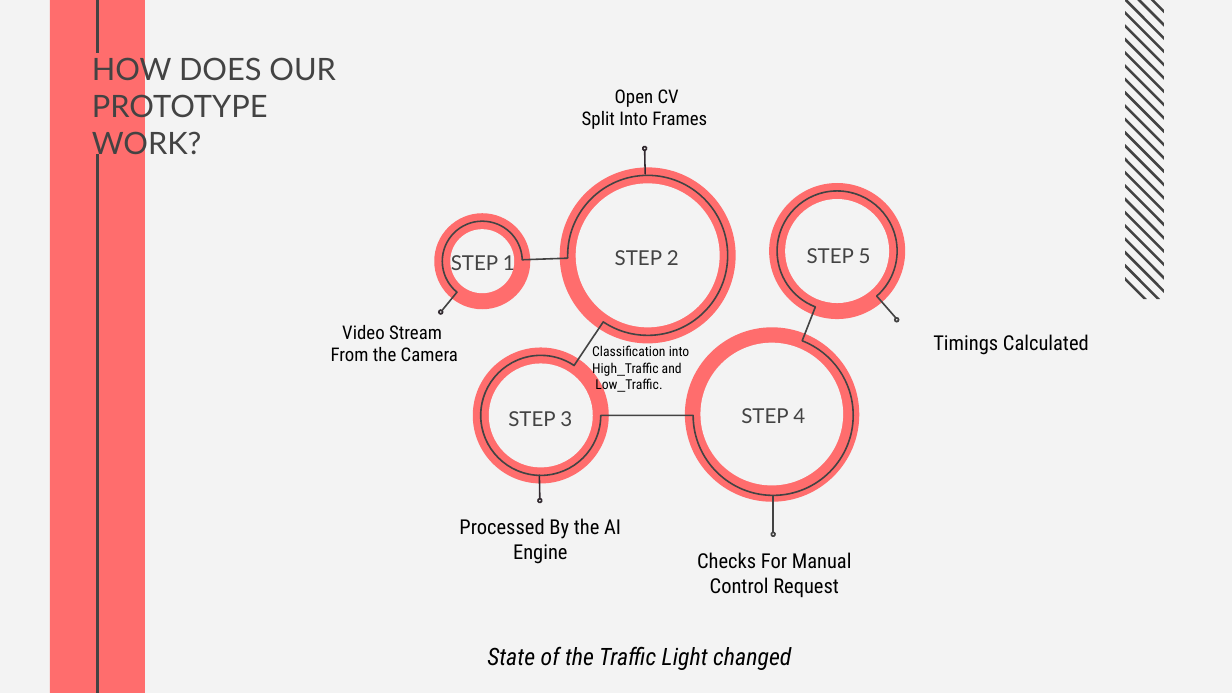
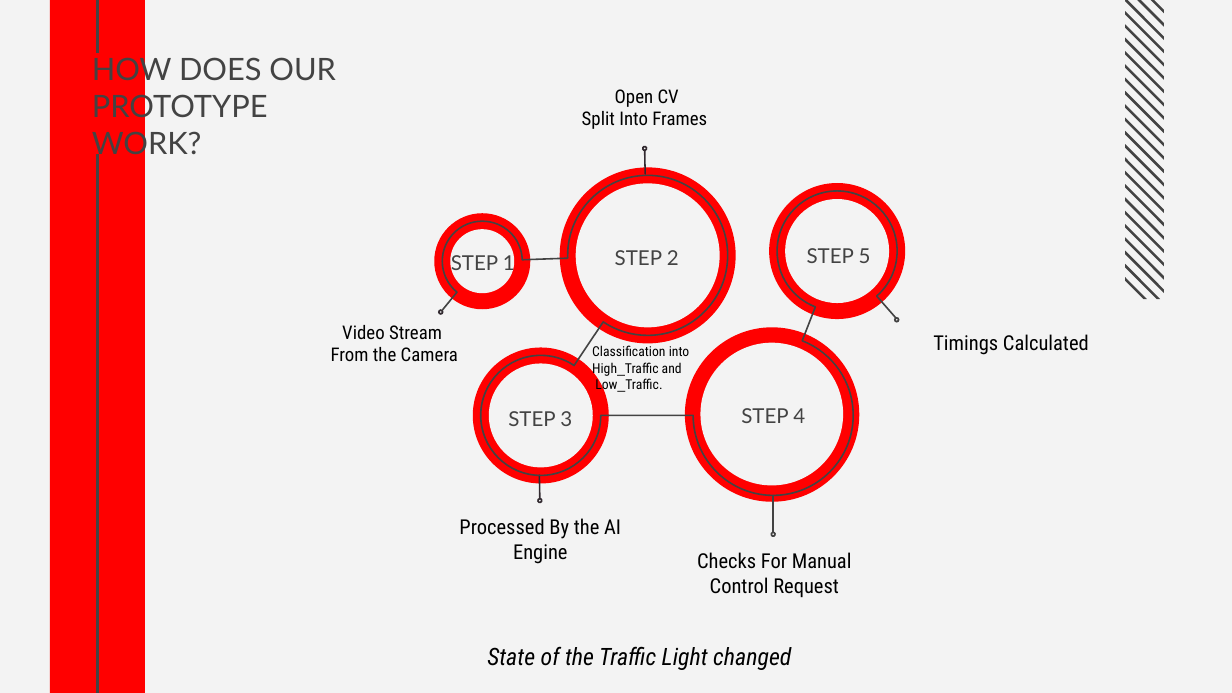
Before and after one commit to Sharan420/Traffic-Classifier, a slide deck: slide 5 of ppt.pptx. Drawn at 1232x693 pixels with LibreOffice and Linux fonts; fonts in the diff are those of the drawing. Boxes give left, top, right and bottom in pixels: in the first picture for what was removed or moved away, otherwise in the second. Text is boxed around its words. In the diff, an @@ line names an element or a change of style, - is before the commit and + after.

```diff
--- a/ppt.pptx
+++ b/ppt.pptx
@@ fill #FF6D6D to #FF0000 in 6 elements at (x1=435, y1=213, x2=531, y2=309), (x1=685, y1=328, x2=860, y2=503), (x1=559, y1=168, x2=736, y2=344), (x1=473, y1=347, x2=609, y2=483), (x1=769, y1=184, x2=904, y2=319), (x1=51, y1=0, x2=145, y2=693) @@
```
Also in this commit, not shown: 7 other slides changed, 3 slides added.
